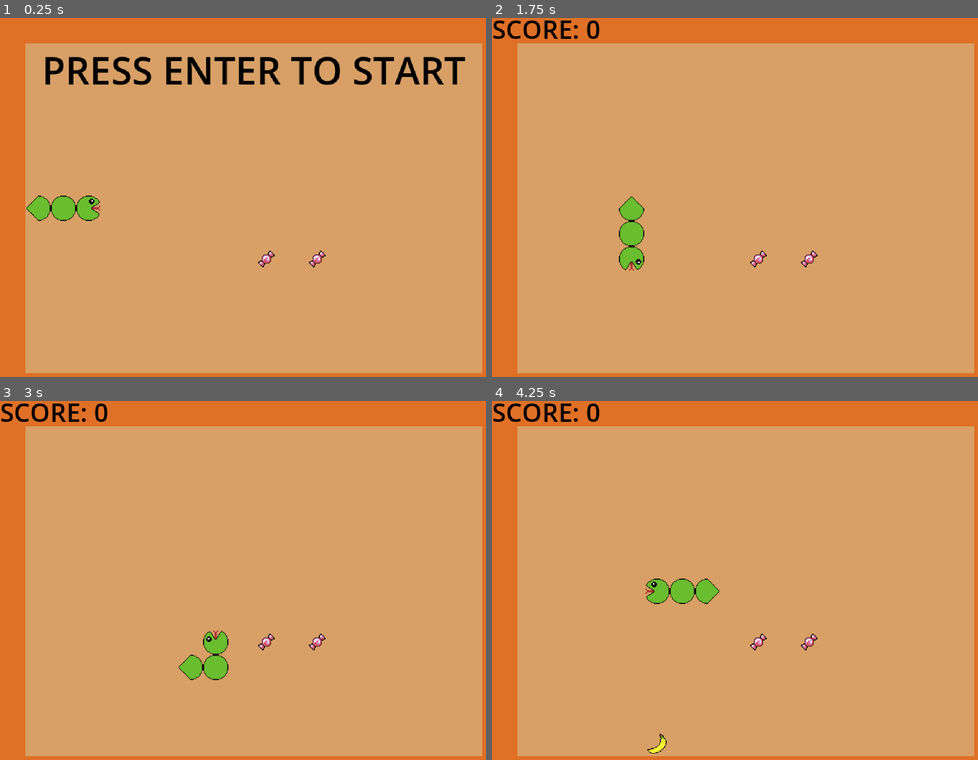
Above: before the commit, frames 1-4 (two rows, left to right).
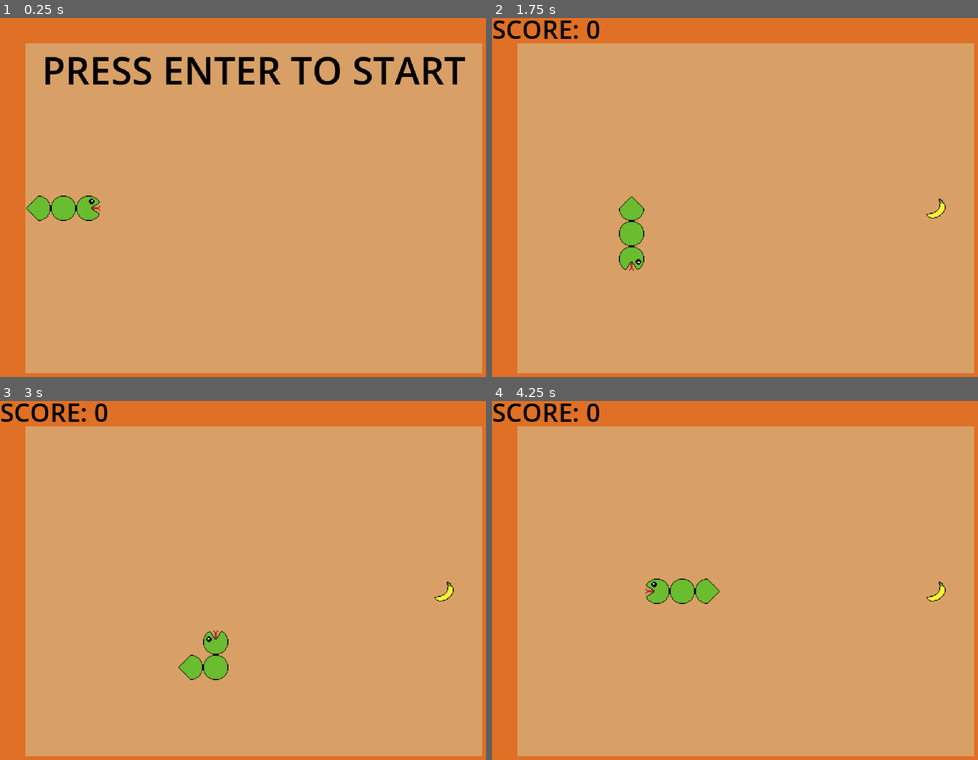
Above: after the commit, the same moments.

Repository: tkrippes/the-diabetic-pac-snake
Game: Godot game, scene res://scenes/main.tscn
Same seed, same stepped clock (60 frames per second), same inputs: the game is played once before the commit and once after it.
Inputs:
- Up to frame 1 (0.25 s): no input
- Up to frame 2 (1.75 s): tap Enter (enter) at 0.5, 0.6, 1.35 s; hold Right (move_right) 0.53-1.28 s; hold Down (move_down) from 1.28 s (still down)
- Up to frame 3 (3 s): release Down (move_down) at 2.03 s; hold Right (move_right) 2.03-2.78 s; tap Enter (enter) at 2.1, 2.85 s; hold Up (move_up) from 2.78 s (still down)
- Up to frame 4 (4.25 s): release Up (move_up) at 3.53 s; hold Left (move_left) from 3.53 s (still down); tap Enter (enter) at 3.6 s

The runs differ from the first frame. In frame 1, 0.2% of the frame differs, in the area x 53-67%, y 64-70%; in frame 2, 0.3%; in frame 3, 0.3%; in frame 4, 0.4%, in the area x 31-94%, y 50-99%.

Commit message:
feat: randomy spawn sweets
adjust controller timeouts

Diff:
--- a/scenes/world.tscn
+++ b/scenes/world.tscn
@@ -18,14 +18,15 @@
 z_index = 1
 position = Vector2(80, 240)
 
-[node name="Candy1" parent="." instance=ExtResource("5_71j4m")]
-position = Vector2(400, 304)
+[node name="FruitsController" parent="." instance=ExtResource("6_qfnet")]
+scene = ExtResource("4_k0juu")
+spawn_timeout = 1.0
+despawn_timeout = 10.0
 
-[node name="Candy2" parent="." instance=ExtResource("5_71j4m")]
-position = Vector2(336, 304)
-
-[node name="FruitController" parent="." instance=ExtResource("6_qfnet")]
-scene = ExtResource("4_k0juu")
+[node name="SweetsController" parent="." instance=ExtResource("6_qfnet")]
+scene = ExtResource("5_71j4m")
+spawn_timeout = 5.0
+despawn_timeout = 5.0
 
 [connection signal="ate_fruit" from="Snake" to="." method="_on_snake_ate_fruit"]
 [connection signal="died" from="Snake" to="." method="_on_snake_died"]
--- a/scripts/spawn_controller.gd
+++ b/scripts/spawn_controller.gd
@@ -2,8 +2,8 @@
 extends Node
 
 @export var scene: PackedScene
-@export var spawn_timeout: float = 3.0
-@export var despawn_timeout: float = 10.0
+@export var spawn_timeout: float
+@export var despawn_timeout: float
 
 @export var tile_size: int = 32
 @export var grid_min_position := Vector2i(1, 1)
--- a/scripts/world.gd
+++ b/scripts/world.gd
@@ -9,39 +9,26 @@
 
 @onready var snake: Snake = $Snake
 
-@onready var fruit_controller: SpawnController = $FruitController
-
-@onready var sweets: Array[Node2D] = [$Candy1, $Candy2]
-@onready var initial_sweet_positions: Array[Vector2] = [sweets[0].position, sweets[1].position]
+@onready var fruits_controller: SpawnController = $FruitsController
+@onready var sweets_controller: SpawnController = $SweetsController
 
 
 func _on_snake_ate_fruit() -> void:
-	fruit_controller.reset_timer()
+	fruits_controller.reset_timer()
 	snake_ate_fruit.emit()
 
 
 func _on_snake_died() -> void:
-	get_tree().call_group("sweets", "queue_free")
+	fruits_controller.stop()
+	sweets_controller.stop()
 	snake_died.emit()
-	fruit_controller.stop()
 
 
 func start() -> void:
 	snake.start()
-	fruit_controller.start()
+	fruits_controller.start()
+	sweets_controller.start()
 
 
 func reset() -> void:
 	snake.reset()
-	reset_sweets()
-
-
-func reset_sweets() -> void:
-	sweets.clear()
-
-	for i in range(initial_sweet_positions.size()):
-		var sweet: Node2D = sweet_scene.instantiate()
-		sweet.position = initial_sweet_positions[i]
-
-		sweets.append(sweet)
-		add_child(sweet)
